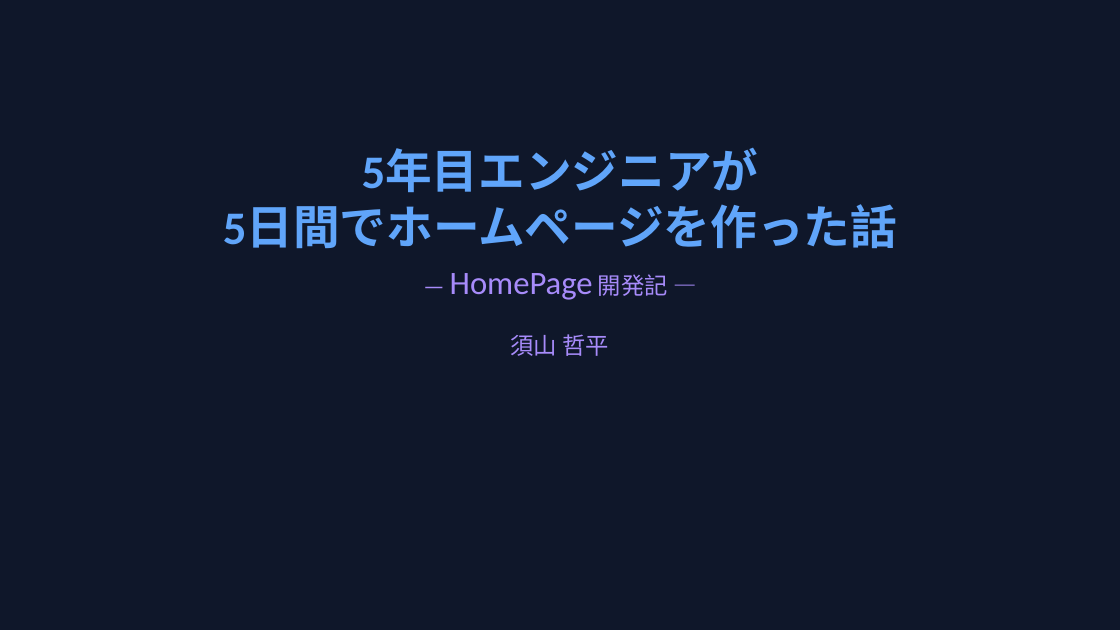
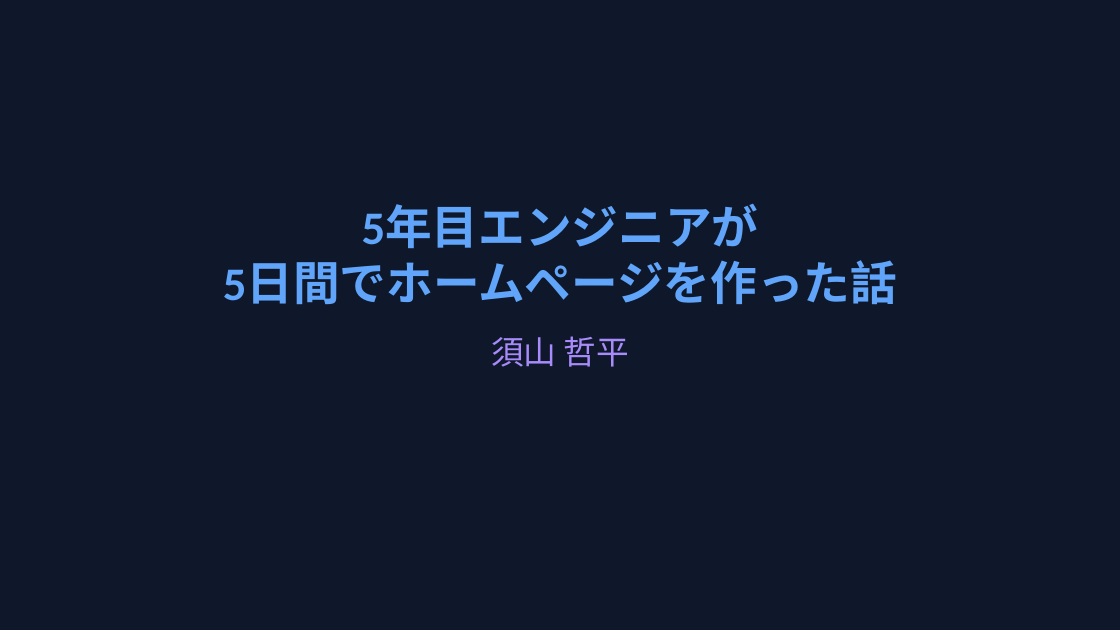
Before and after one commit to teppei19980914/HomePage, a slide deck: slide 1 of docs/PR/LT/HomePage_開発者用.pptx. Drawn at 1120x630 pixels with LibreOffice and Linux fonts; fonts in the diff are those of the drawing. Boxes give left, top, right and bottom in pixels: in the first picture for what was removed or moved away, otherwise in the second. Text is boxed around its words. In the diff, an @@ line names an element or a change of style, - is before the commit and + after.

```diff
--- a/docs/PR/LT/HomePage_開発者用.pptx
+++ b/docs/PR/LT/HomePage_開発者用.pptx
@@ text "5年目エンジニアが": place and size @@
-text "5年目エンジニアが" at (223, 149, 897, 249)
+text "5年目エンジニアが" at (223, 205, 897, 305)
@@ text removed at (450, 273, 668, 300) @@
-— HomePage 開発記 —
@@ text "須山 哲平" at (491, 336, 629, 367): size 20 to 28 pt @@
```
Also in this commit, not shown: 2 other slides changed, 1 slide added.
